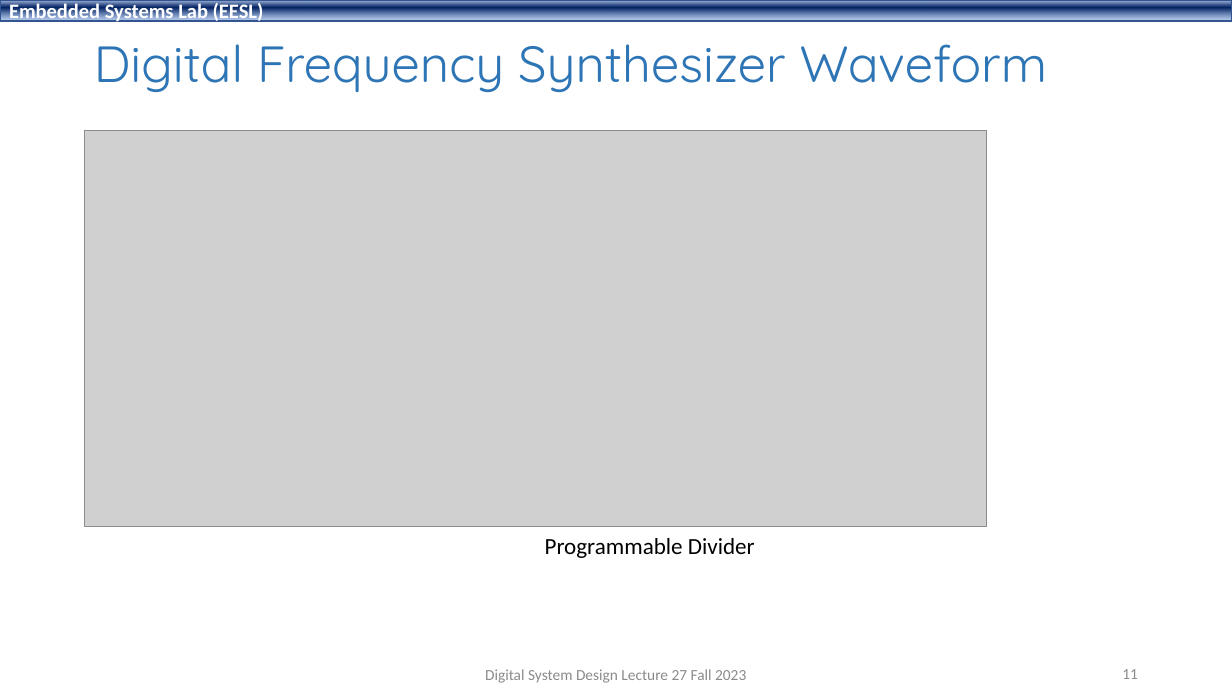
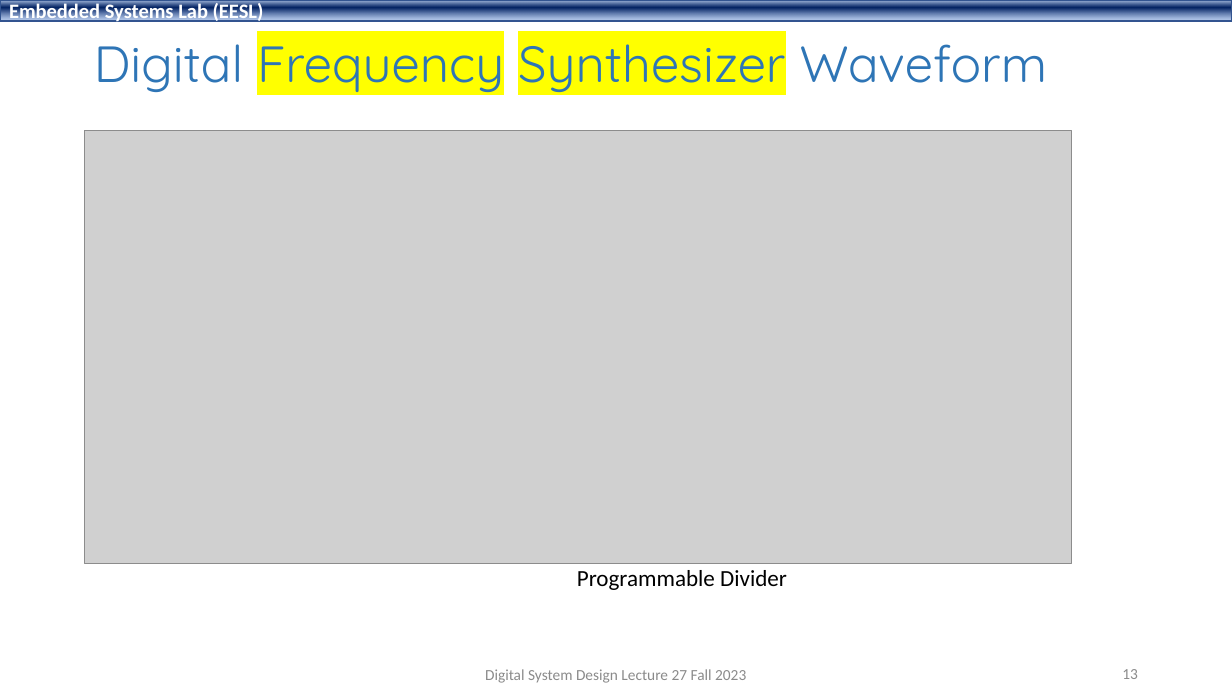
Before and after one commit to shahidmasud/shahidmasud.github.io, a slide deck: slide 13 of DSD_Lec27_Fall2023.ppsx (slide 11 before the commit). Drawn at 1232x693 pixels with LibreOffice and Linux fonts; fonts in the diff are those of the drawing; grey boxes stand for pictures; background and template pictures are left out. Boxes give left, top, right and bottom in pixels: in the first picture for what was removed or moved away, otherwise in the second. Text is boxed around its words. In the diff, an @@ line names an element or a change of style, - is before the commit and + after.

```diff
--- a/DSD_Lec27_Fall2023.ppsx
+++ b/DSD_Lec27_Fall2023.ppsx
@@ title "Digital Frequency Synthesizer Waveform" at box(94, 29, 1048, 96): highlight none to #FFFF00 in "Frequency Synthesizer" @@
@@ picture: place and size @@
-picture at box(85, 130, 987, 527)
+picture at box(85, 130, 1072, 564)
@@ text "Programmable Divider": place and size @@
-text "Programmable Divider" at box(545, 538, 755, 558)
+text "Programmable Divider" at box(577, 570, 787, 590)
@@ page number at box(1122, 669, 1138, 679): text changed @@
-11
+13
```
Also in this commit, not shown: 14 other slides changed, 2 slides added, 1 other file.
